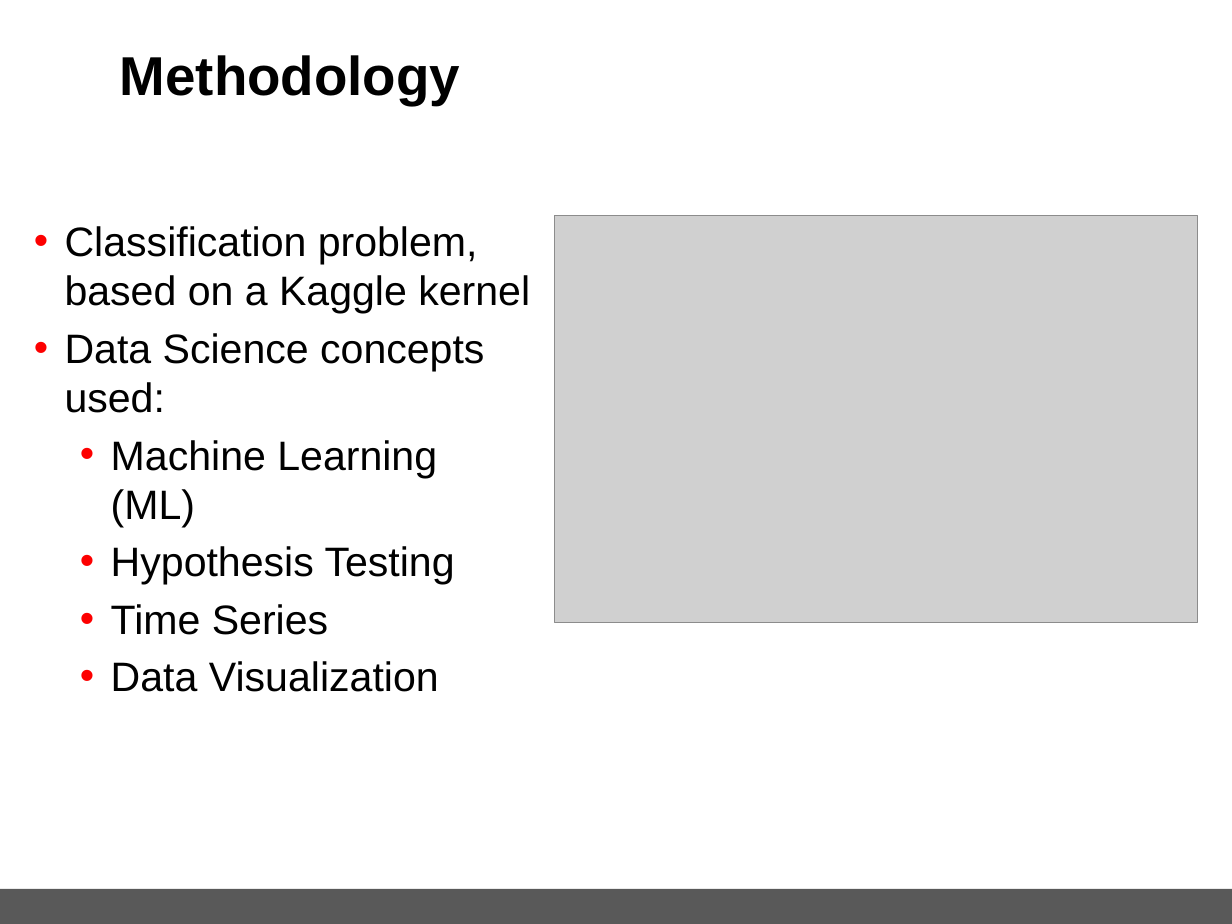
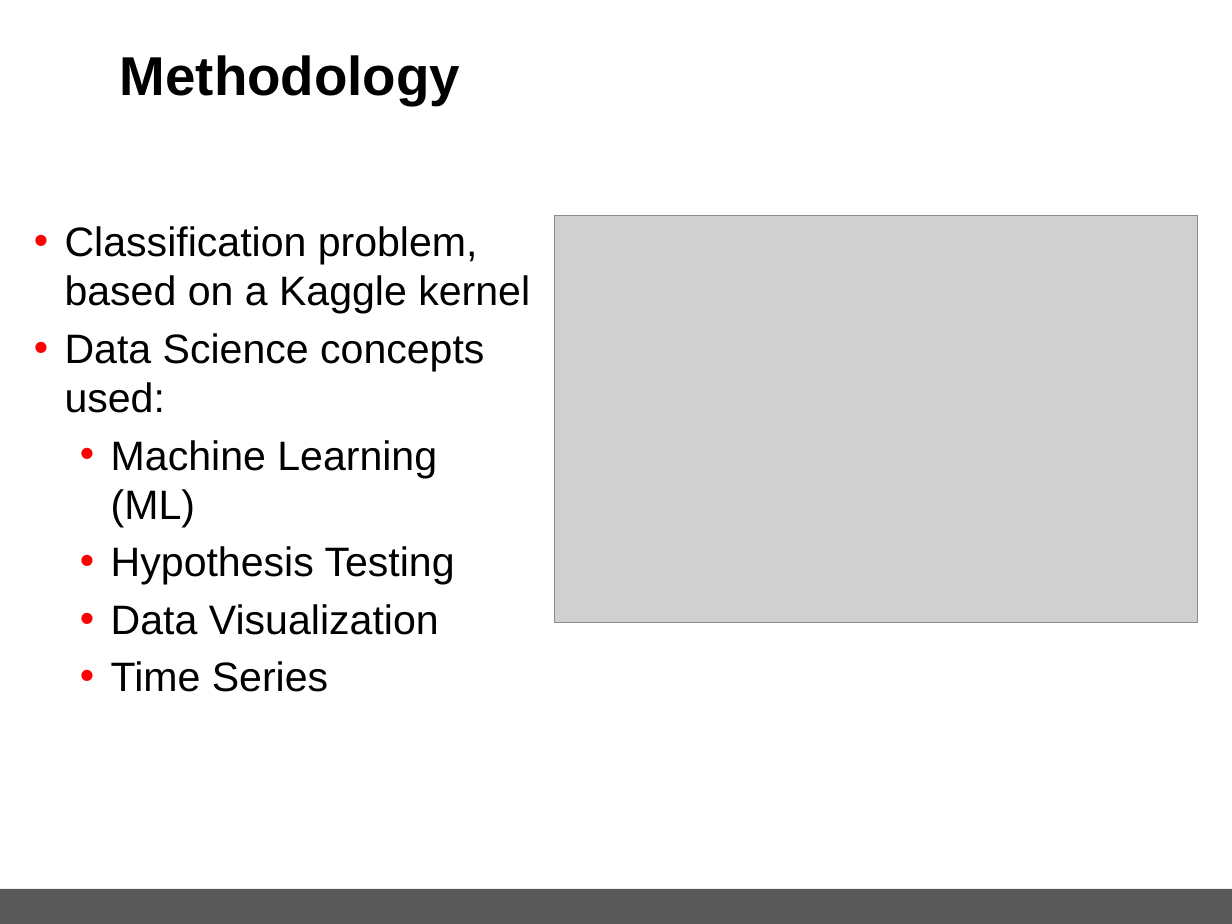
Before and after one commit to spettiett/dsc-capstone-project-v2-online-ds-pt-061019, a slide deck: slide 4 of Capstone_HotelBookingPredition(Final).pptx. Drawn at 1232x924 pixels with LibreOffice and Linux fonts; fonts in the diff are those of the drawing; grey boxes stand for pictures; background and template pictures are left out. Boxes give left, top, right and bottom in pixels: in the first picture for what was removed or moved away, otherwise in the second. Text is boxed around its words. In the diff, an @@ line names an element or a change of style, - is before the commit and + after.

```diff
--- a/Capstone_HotelBookingPredition(Final).pptx
+++ b/Capstone_HotelBookingPredition(Final).pptx
@@ text at box(111, 604, 439, 635): paragraph added @@
+  • Data Visualization
@@ text at box(111, 661, 439, 692): paragraph removed @@
-  • Data Visualization
```
Also in this commit, not shown: 5 other slides changed, 15 other files.
